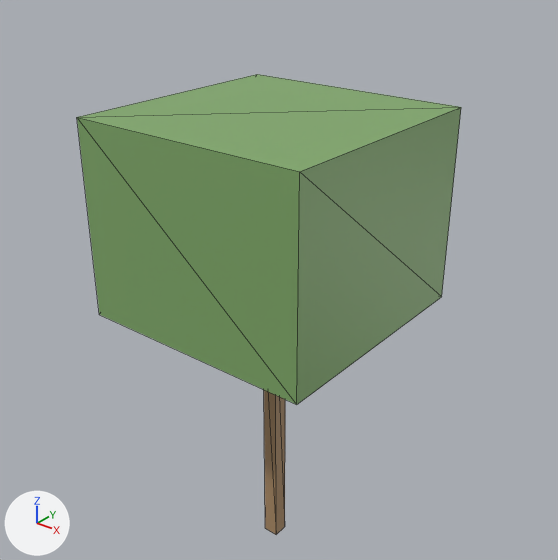
One commit to the glTF model data/islands/disksaver/glb/Prop_DS_Tree_28.glb: the scene before it, then after it.
One viewpoint serves both versions: a camera (50 mm lens) standing at (8.0, -9.86, 12.07) and looking at (-0.15, 0.32, 5.76). The lights are fixed; the arrows at lower left show +X, +Y and +Z. The older version comes first. Mesh edges are drawn as thin lines. Vertices at exactly the same position are counted once.
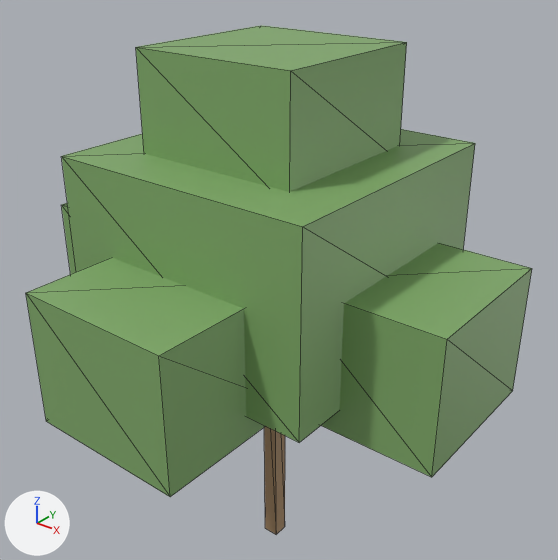
Pixel boxes (x1, y1, x2, y2) of what changed, in the pictures (558 x 560 px):
'Cube.001', moved, rescaled
    before: (77, 74, 461, 405)
    after: (61, 129, 475, 443)
'Cube.005', added (green)
    after: (26, 258, 265, 497)
'Cube.006', added (green)
    after: (136, 25, 407, 192)
'Cube.002', added (green)
    after: (321, 243, 532, 477)
'Cube.003', added (green)
    after: (62, 203, 76, 274)

Patch to the scene script:
```diff
--- a/data/islands/disksaver/glb/Prop_DS_Tree_28.glb.py
+++ b/data/islands/disksaver/glb/Prop_DS_Tree_28.glb.py
@@ me_cube_1497 @@
 # used by ob_cube_001; location = (0.0, 0.0, 0.0)
-me_cube_1497.from_pydata(...)  # 8 vertices, 12 faces; spans x -2.25..2.25, y -2.25..2.25, z 5.4..9.0
+me_cube_1497.from_pydata(...)  # 8 vertices, 12 faces; spans x -2.47..2.47, y -2.47..2.47, z 4.95..8.37
+# me_cube_1497 part 1: the whole mesh is scaled about its middle by (1.1, 1.1, 0.95), then moved by (0.0, 0.0, -0.54)
 me_cube_1497.materials.append(mat_ds_leaf0)
@@ me_cube_1642 @@
+me_cube_1642.from_pydata(...)  # a box spanning x -1.53..1.53, y -1.53..1.53, z 8.1..10.08
+me_cube_1642.materials.append(mat_ds_leaf0)  # green #81aa6a
@@ me_cube_1641 @@
+me_cube_1641.from_pydata(...)  # a box spanning x -1.44..1.44, y -4.14..-1.26, z 4.5..6.84
+me_cube_1641.materials.append(mat_ds_leaf0)  # green #81aa6a
@@ me_cube_1639 @@
+me_cube_1639.from_pydata(...)  # a box spanning x -4.14..-1.26, y -1.44..1.44, z 4.5..6.84
+me_cube_1639.materials.append(mat_ds_leaf0)  # green #81aa6a
@@ me_cube_1638 @@
+me_cube_1638.from_pydata(...)  # a box spanning x 1.26..4.14, y -1.44..1.44, z 4.5..6.84
+me_cube_1638.materials.append(mat_ds_leaf0)  # green #81aa6a
@@ ob_cube_006 @@
+ob_cube_006 = bpy.data.objects.new('Cube.006', me_cube_1642)
+ob_cube_006.location = (0.0, 0.0, 0.0)
@@ ob_cube_005 @@
+ob_cube_005 = bpy.data.objects.new('Cube.005', me_cube_1641)
+ob_cube_005.location = (0.0, 0.0, 0.0)
@@ ob_cube_003 @@
+ob_cube_003 = bpy.data.objects.new('Cube.003', me_cube_1639)
+ob_cube_003.location = (0.0, 0.0, 0.0)
@@ ob_cube_002 @@
+ob_cube_002 = bpy.data.objects.new('Cube.002', me_cube_1638)
+ob_cube_002.location = (0.0, 0.0, 0.0)
```
